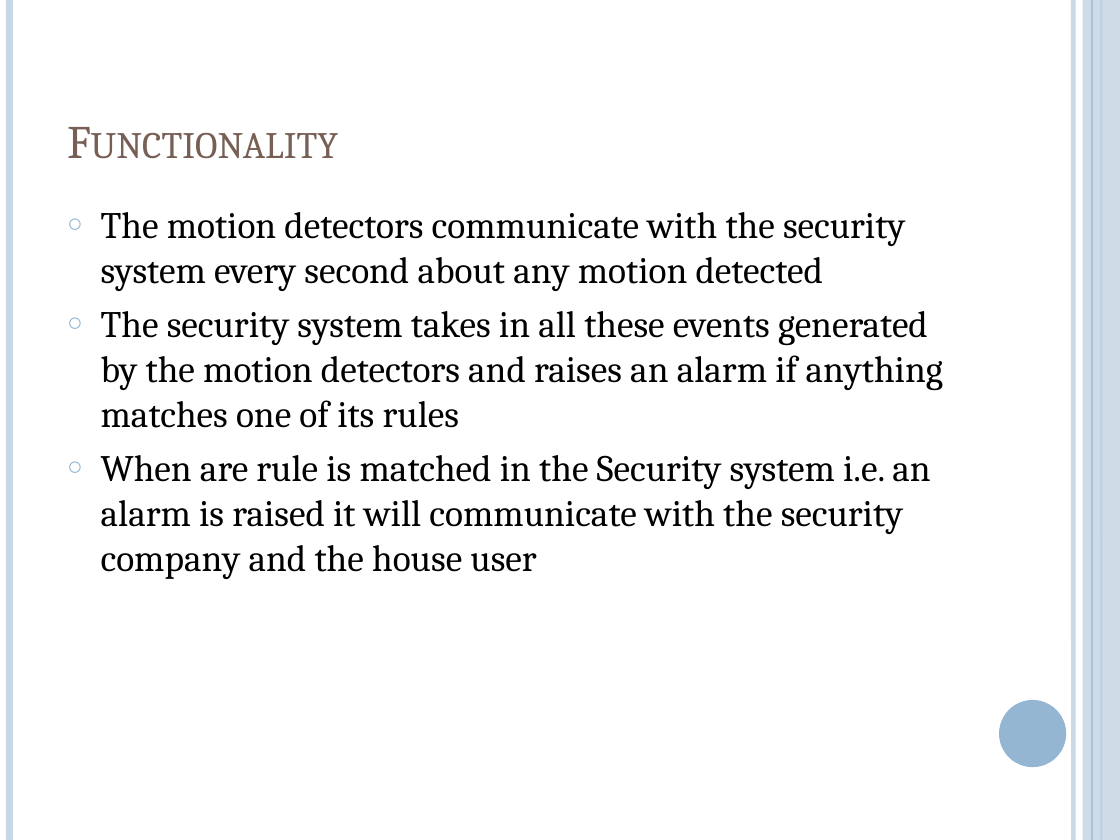
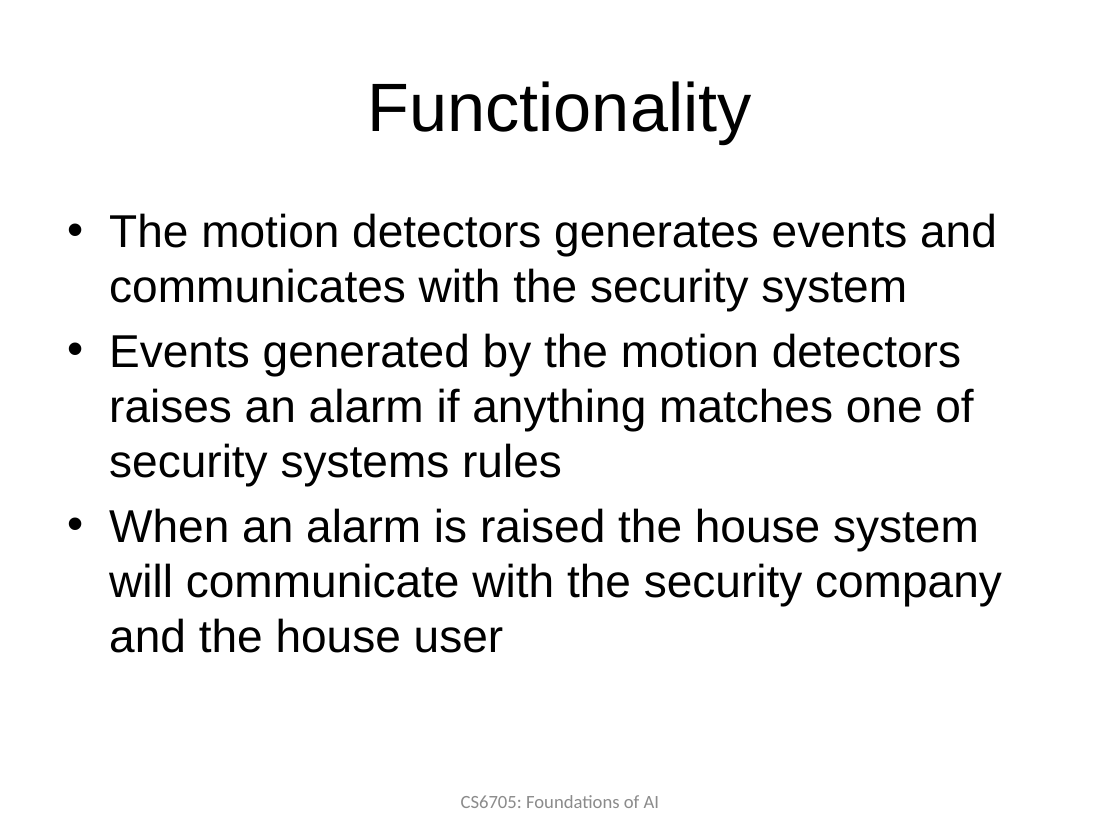
Before and after one commit to edvelezg/unb-ai, a slide deck: slide 5 of Project/Proposal.pptx (slide 4 before the commit). Drawn at 1120x840 pixels with LibreOffice and Linux fonts; fonts in the diff are those of the drawing; background and template pictures are left out. Boxes give left, top, right and bottom in pixels: in the first picture for what was removed or moved away, otherwise in the second. Text is boxed around its words. In the diff, an @@ line names an element or a change of style, - is before the commit and + after.

```diff
--- a/Project/Proposal.pptx
+++ b/Project/Proposal.pptx
@@ line removed from (9, 0) to (9, 840) @@
@@ line removed from (1073, 0) to (1073, 840) @@
@@ rectangle removed at (x1=1083, y1=0, x2=1120, y2=840) @@
@@ line removed from (1092, 0) to (1092, 840) @@
@@ line removed from (1101, 0) to (1101, 840) @@
@@ title "Functionality" at (x1=368, y1=81, x2=752, y2=143): size 30 to 44 pt, font Cambria to Arial, text colour #775F55 to #000000, small capitals off; alignment left to centre; vertical alignment bottom to middle @@
@@ text at (x1=109, y1=213, x2=1002, y2=653): text changed; size 24 to 29.6 pt; font Cambria to Arial @@
-○ The motion detectors communicate with the security system every second about any motion detected
-○ The security system takes in all these events generated by the motion detectors and raises an alarm if anything matches one of its rules
-○ When are rule is matched in the Security system i.e. an alarm is raised it will communicate with the security company and the house user
+• The motion detectors generates events and communicates with the security system
+• Events generated by the motion detectors raises an alarm if anything matches one of security systems rules
+• When an alarm is raised the house system will communicate with the security company and the house user
@@ ellipse removed at (x1=999, y1=700, x2=1066, y2=767) @@
@@ text added at (x1=461, y1=795, x2=659, y2=808), 12 pt, text #8C8C8C @@
+CS6705: Foundations of AI
```
Also in this commit, not shown: 3 other slides changed, 9 slides added, 2 slides removed.
